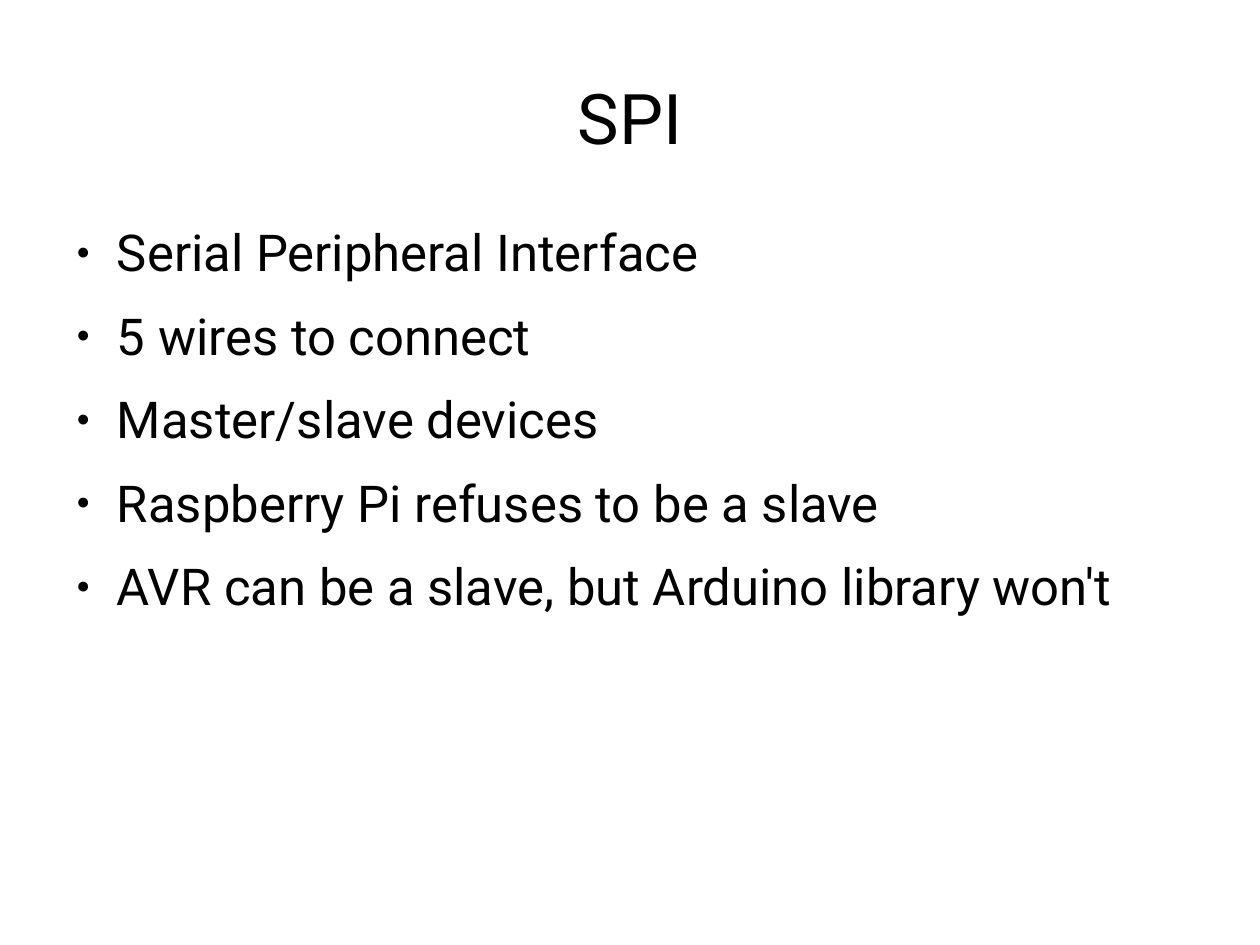
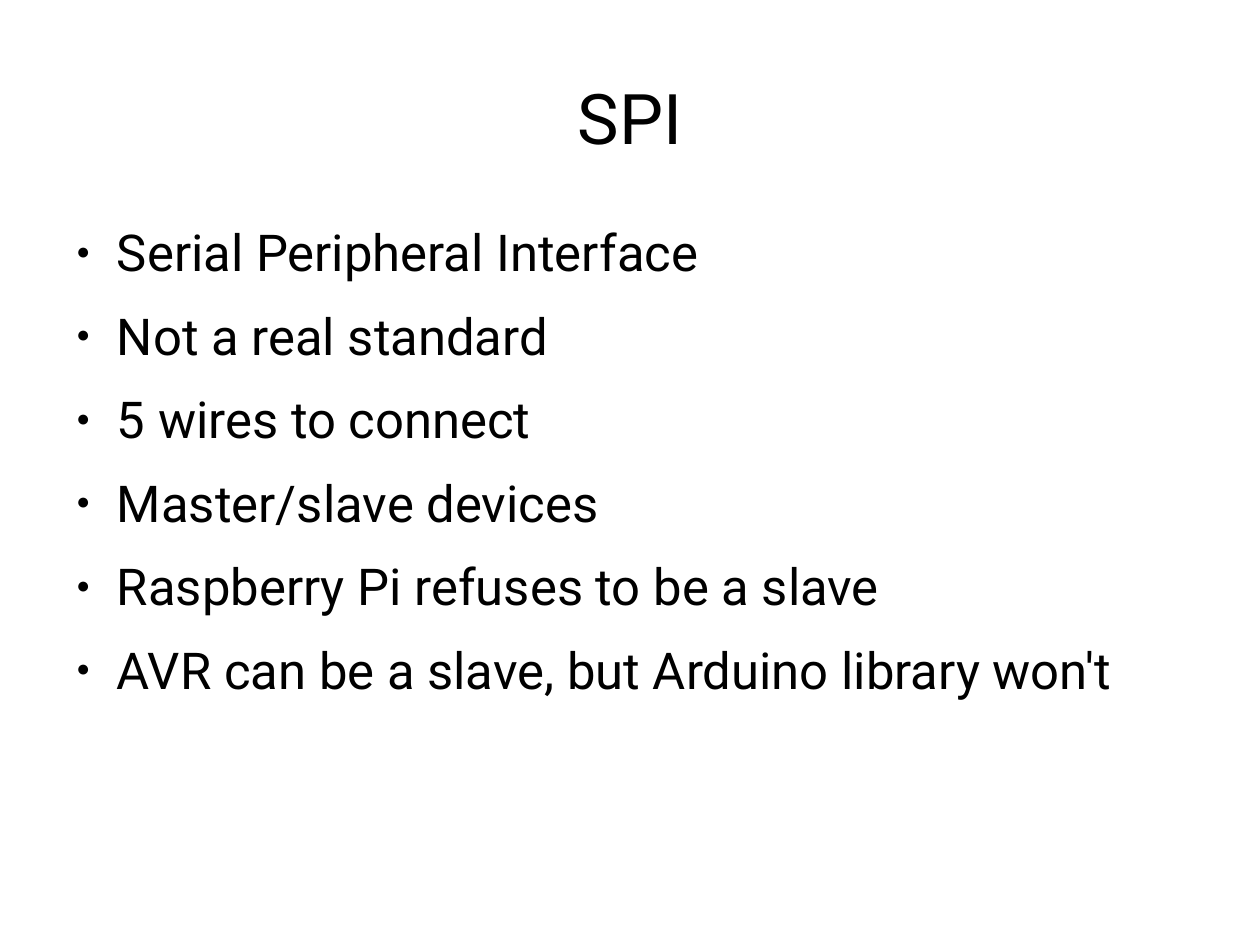
Before and after one commit to frezik/rpi_perl_presentation, a slide deck: slide 22 of raspberry_pi_perl.odp (slide 15 before the commit). Drawn at 1260x945 pixels with LibreOffice and Linux fonts; fonts in the diff are those of the drawing. Boxes give left, top, right and bottom in pixels: in the first picture for what was removed or moved away, otherwise in the second. Text is boxed around its words. In the diff, an @@ line names an element or a change of style, - is before the commit and + after.

```diff
--- a/raspberry_pi_perl.odp
+++ b/raspberry_pi_perl.odp
@@ text at <box>117,317,548,356</box>: paragraph added @@
+● Not a real standard
```
Also in this commit, not shown: 8 other slides changed, 13 slides added, 6 slides removed, 1 other file.
